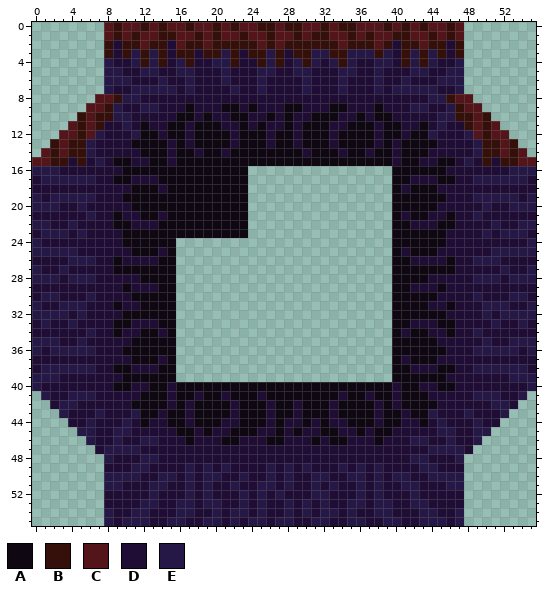
A pixel-art sprite gets an edit: Marsh/marshTileset1.png. The picture above is the old version.
The file is 56x56 pixels.
Palette (. is transparent): A #0f0812  B #35100b  C #54151a  D #200d35  E #251746
Pixels before, first column x 0:
 0 ........CBCCBCBCCBCCBCBCCBBCBBCCBCBBCCCBCBCBCCBC........
 1 ........CBCBCCBBCCBCBCCBCCBCCBCBBCCBCBCCBBCCBCBC........
 2 ........BDBBCBBDCBBCBBBBBCBCBBBBBBCBBBCBDBBCBBDB........
 3 ........BDBEBEBDBBDBBEBDBBEBDBBEEBBEEEBEDBEBEBDB........
 4 ........EDDEBEBDEBDDEEBDDBEBDEBEDEBEDDEEDBEBEDDE........
 5 ........EEDDEEDDEEDDDEDDDEEDDEEDDDEEDDEDDDEEDDEE........
 6 ........EEEDDDEDDEDDDEDDDEDDDDEDDDEDDDEDDEDDDEEE........
 7 ........EDDEEEEEDEDDDDEDDEDDDDEDDDEDDDEDEEEEEDDE........
 8 .......CCBEEDDDDDDDDDDDDDDDDDDDDDDDDDDDDDDDDEEBCC.......
 9 ......CCBEDDEEDDDADDDAADADDDAADDDAADDDADDDEEDDEBCC......
10 .....BCBBEEDDDDDAADADDAADDADADDAAADDADAADDDDDEEBBCB.....
11 ....CBCBDDEDADDAADAAADDADADDADAAADDAAADAADDADEDDBCBC....
12 ...CCBCEDDDEAADAADAAAADAAADAADAAADAAAADAADAAEDDDECBCC...
13 ..BCBBEDDDDAAAADADAAAADAAADAADAAADAAAADADAAAADDDDEBBCB..
14 .CBCBBEDDDDDAAADAADAADAAAAAAAADAAADAADAADAAADDDDDEBBCBC.
15 CCBBDBDEDAADDAADAAAAAAAAAAAAAAAAAAAAAAAADAADDAADEDBDBBCC
16 EEEDDDDDDDAAAAAAAAAAAAAA................AAAAAADDDDDDDEEE
17 DEEEEEEDDAADDDAAAAAAAAAA................AADDDAADDEEEEEED
18 DDDDDDDDDDDAAADAAAAAAAAA................ADAAADDDDDDDDDDD
19 EDEEEEEDDDAAAAAAAAAAAAAA................AAAAAADDDEEEEEDE
20 EEEDDEDDDDDAAAAAAAAAAAAA................AAAAADDDDDEDDEEE
21 DDDDDDEDDADDAADAAAAAAAAA................ADAADDADDEDDDDDD
22 EEDDEDDDDAADDDAAAAAAAAAA................AADDDAADDDDEDDEE
23 DEEEDEDDDDAAAAAAAAAAAAAA................AAAAAADDDDEDEEED
24 EDDDDDDDDDAAAAAA........................AAAAAADDDDDDDDDE
25 EEEEEDDDDDDAAADA........................ADAAADDDDDDEEEEE
26 DDDDEEEDDADDDDAA........................AADDDDADDEEEDDDD
27 EDDEDDDDDAAAAAAA........................AAAAAAADDDDDEDDE
28 EEEDEEEDDDDDAAAA........................AAAADDDDDEEEDEEE
29 DDDDDDDDDDADDDAA........................AADDDADDDDDDDDDD
30 DEEDDDEDDDDAAAAA........................AAAAADDDDEDDDEED
31 EDDEEEDDDADDAAAA........................AAAADDADDDEEEDDE
32 EEEEDEDDDDAAAAAA........................AAAAAADDDDEDEEEE
33 DEDDEDDDDAADDDAA........................AADDDAADDDDEDDED
34 DDDDDDEDDADDAADA........................ADAADDADDEDDDDDD
35 EEEDDEDDDDDAAAAA........................AAAAADDDDDEDDEEE
36 EDEEEEEDDDAAAAAA........................AAAAAADDDEEEEEDE
37 DDDDDDDDDDDAAADA........................ADAAADDDDDDDDDDD
38 DEEEEEEDDAADDDAA........................AADDDAADDEEEEEED
39 EEEDDDDDDDAAAAAA........................AAAAAADDDDDDDEEE
40 EDDDDDDDDAADDAADAAAAAAAAAAAAAAAAAAAAAAAADAADDAADDDDDDDDE
41 .EDDEEEDDDDDAAADAADAADAAADAAAAAAAADAADAADAAADDDDDEEEDDE.
42 ..DEEDDDDDDAAAADADAAAADAAADAADAAADAAAADADAAAADDDDDDEED..
43 ...EDDDEDDDEAADAADAAAADAAADAADAAADAAAADAADAAEDDDEDDDE...
44 ....DDEDDDEDADDAADAAADDAAADADDADADDAAADAADDADEDDDEDD....
45 .....EEDDEEDDDDDAADADDAAADDADADDAADDADAADDDDDEEDDEE.....
46 ......EDDEDDEEDDDADDDAADDDAADDDADAADDDADDDEEDDEDDE......
47 .......DEEEEDDDDDDDDDDDDDDDDDDDDDDDDDDDDDDDDEEEED.......
48 ........EDDDEEDDDDDDDDDDDDDDDDDDDDDDDDDDDDEEDDDE........
49 ........DDDEEDDDDEDEDEDDDDEDEDEDDDEDEDEDDDDEEDDD........
50 ........EEEEDDEEDEDEEDDEDDEDEDDEEDDEEDEDEEDDEEEE........
51 ........EEDDDEEDDEDEDDEDDEEDEDDEDEDDEDEDDEEDDDEE........
52 ........DDDDDEDDDEDEDDDEDEDEDDDEEDDDEDEDDDEDDDDD........
53 ........DDDDEEDDEEDEEDDEDEDDEDEDEDDEEDEEDDEEDDDD........
54 ........EDDEEDDDEEDDEDEEDEDDEDEDEEDEDDEEDDDEEDDE........
55 ........EDEEEDDEEDDEEDEDEEDEEDDEEDDEEDDEEDDEEEDE........
The same view after the edit:
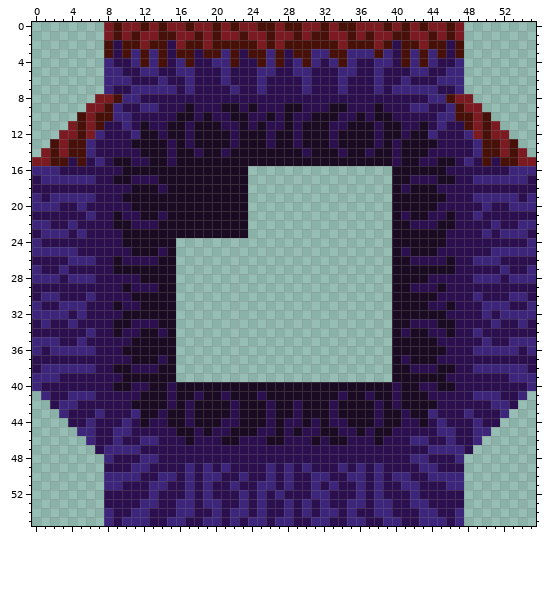
Commit message: Added some lighting to the marsh. Also added back FeelsDankMan.
Changes in this commit:
colour A: #0f0812 -> #1b0b22
colour B: #35100b -> #47110a
colour C: #54151a -> #7c1a22
colour D: #200d35 -> #2c0f4f
colour E: #251746 -> #3d257c
